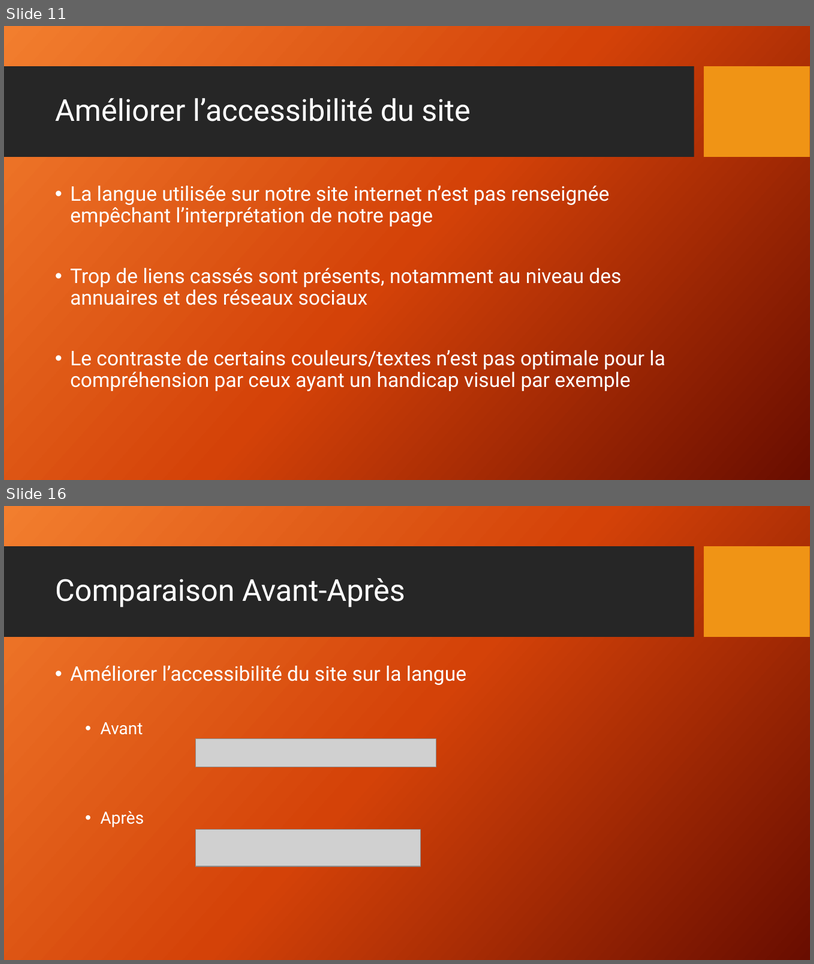
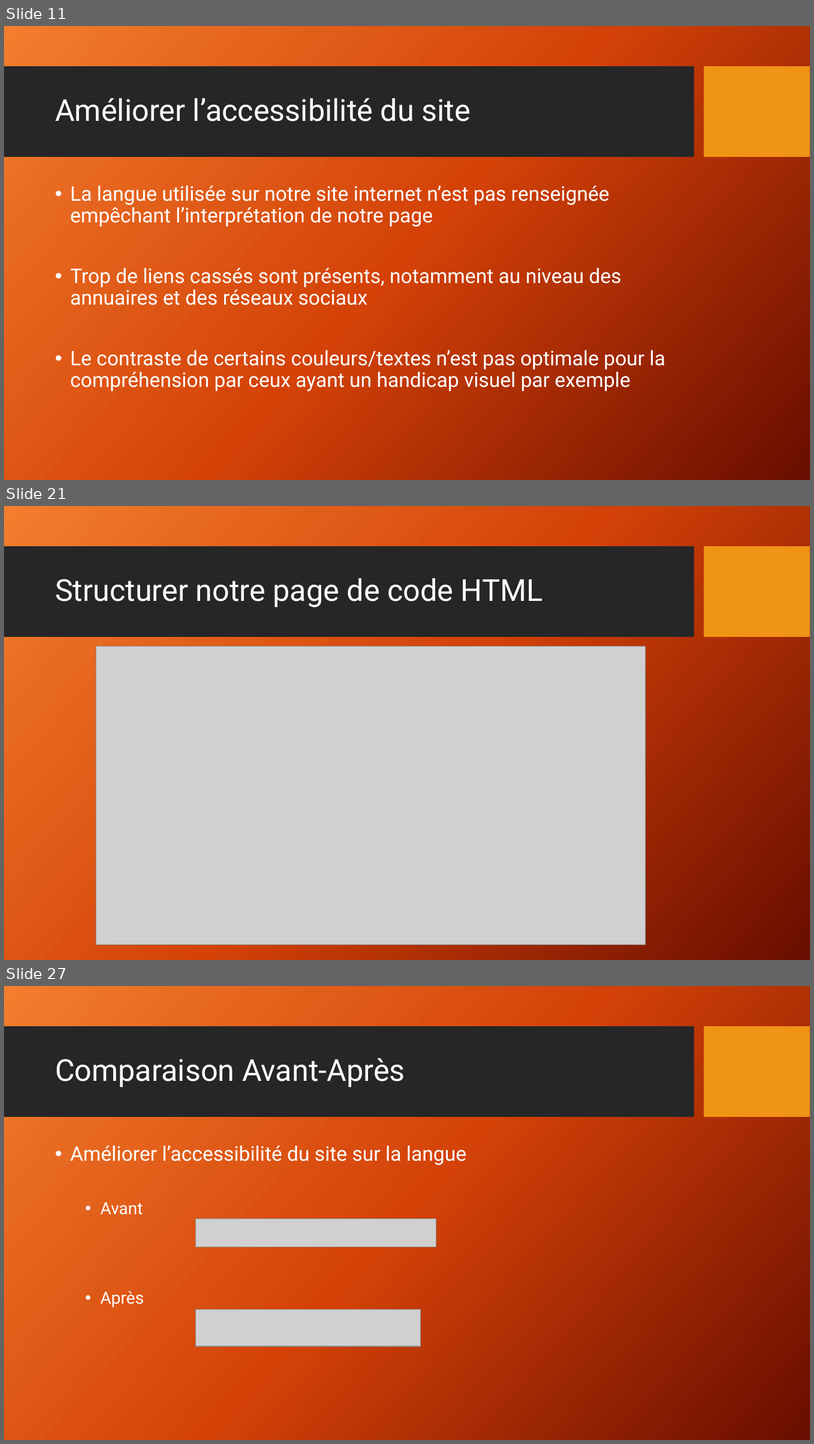
Before and after one commit to RichardZ1/Projet4_Referencement, a slide deck: Les 10 recommandations+Comparaison.pptx. Shown one above the other, each under a label of ours: slides 11 and 16 before the commit, slides 11, 21 and 27 after it; the slides between them are not shown. The pictures are 814x964 and 814x1444 pixels, drawn with LibreOffice and Linux fonts; fonts in the diff are those of the drawing; grey boxes stand for pictures; background and template pictures are left out. Boxes give left, top, right and bottom in pixels: in the first picture for what was removed or moved away, otherwise in the second. Text is boxed around its words. In the diff, an @@ line names an element or a change of style, - is before the commit and + after.

```diff
--- a/Les 10 recommandations+Comparaison.pptx
+++ b/Les 10 recommandations+Comparaison.pptx
@@ slide 21 added at (4, 506, 810, 960), background picture (left out); not listed: 2 template elements that a slide beside it also shows @@
@@ title added at (55, 578, 543, 607), 36 pt, text #FFFFFF @@
+Structurer notre page de code HTML
@@ picture added at (96, 646, 646, 945) @@
@@ what was slide 16 is now slide 27 @@
```
Also in this commit, not shown: 2 slides changed, 12 other slides added, 2 slides removed, 1 other file.
